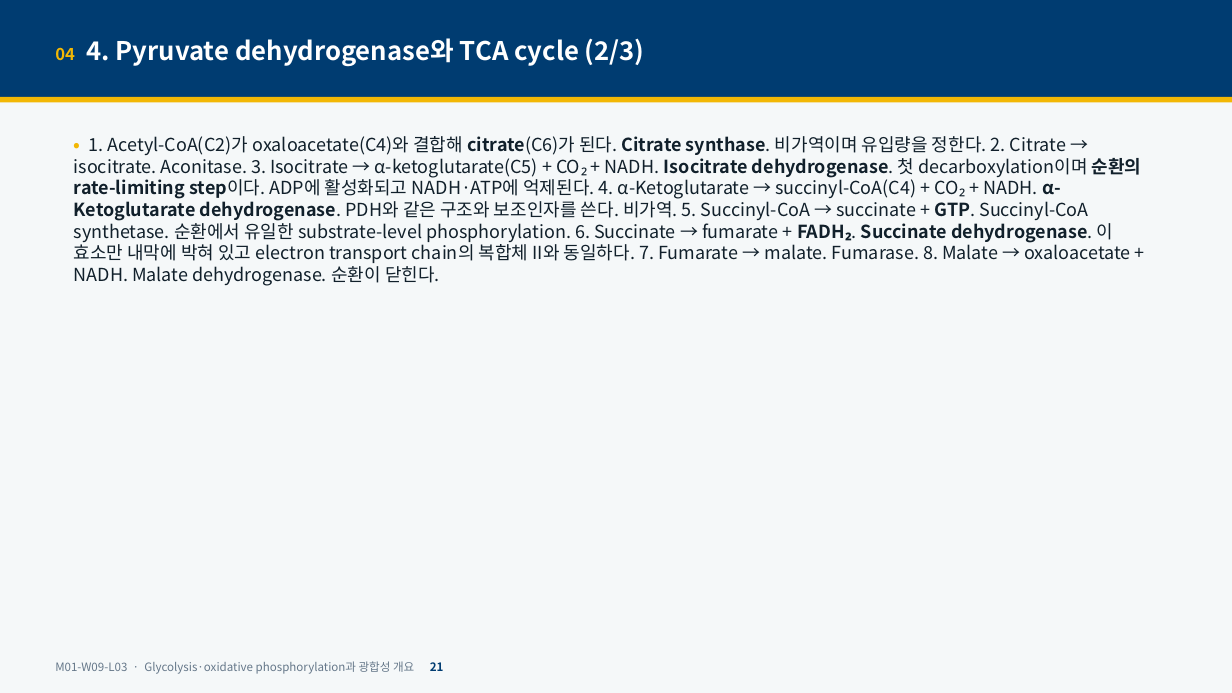
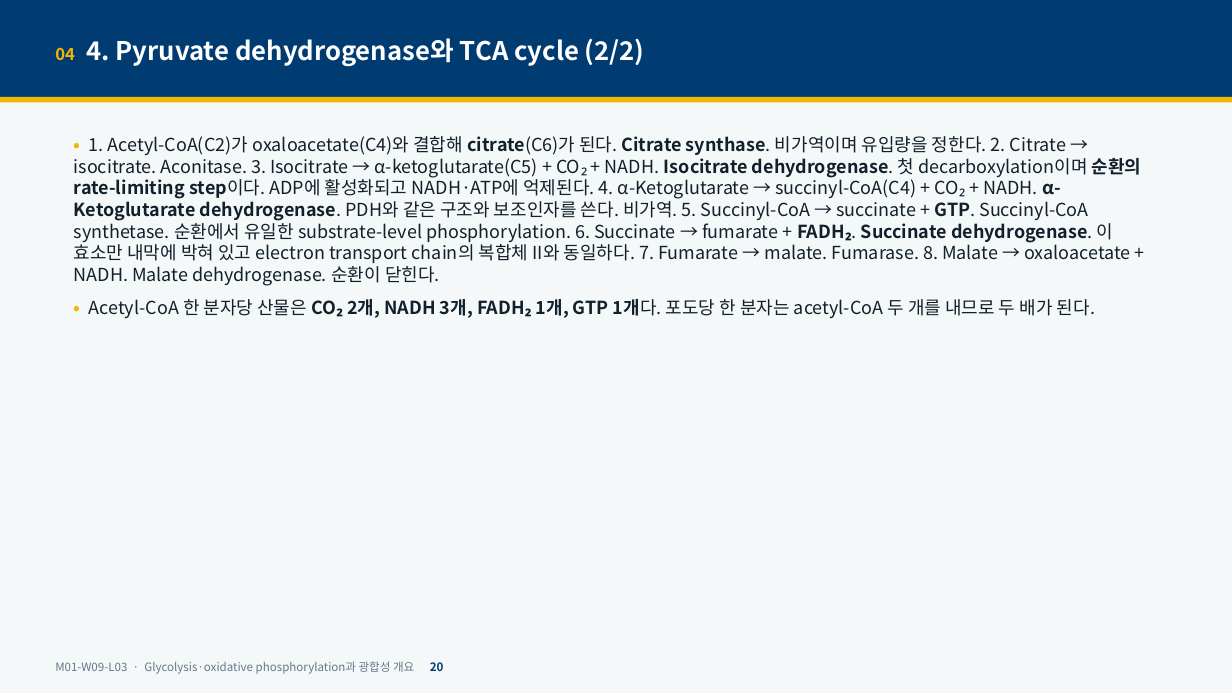
Before and after one commit to hoperiasd2/hoperiasd2.github.io, a slide deck: slide 20 of curriculum/M01/W09/L03/slides.pptx (slide 21 before the commit). Drawn at 1232x693 pixels with LibreOffice and Linux fonts; fonts in the diff are those of the drawing. Boxes give left, top, right and bottom in pixels: in the first picture for what was removed or moved away, otherwise in the second. Text is boxed around its words. In the diff, an @@ line names an element or a change of style, - is before the commit and + after.

```diff
--- a/curriculum/M01/W09/L03/slides.pptx
+++ b/curriculum/M01/W09/L03/slides.pptx
@@ text at [55, 38, 645, 67]: text changed @@
-04 4. Pyruvate dehydrogenase와 TCA cycle (2/3)
+04 4. Pyruvate dehydrogenase와 TCA cycle (2/2)
@@ text at [89, 299, 1095, 318]: paragraph added @@
+• Acetyl-CoA 한 분자당 산물은 CO₂ 2개, NADH 3개, FADH₂ 1개, GTP 1개다. 포도당 한 분자는 acetyl-CoA 두 개를 내므로 두 배가 된다.
@@ text at [55, 661, 444, 674]: text changed @@
-M01-W09-L03 · Glycolysis·oxidative phosphorylation과 광합성 개요 21
+M01-W09-L03 · Glycolysis·oxidative phosphorylation과 광합성 개요 20
```
Also in this commit, not shown: 45 other slides changed, 8 slides added, 5 other files.
